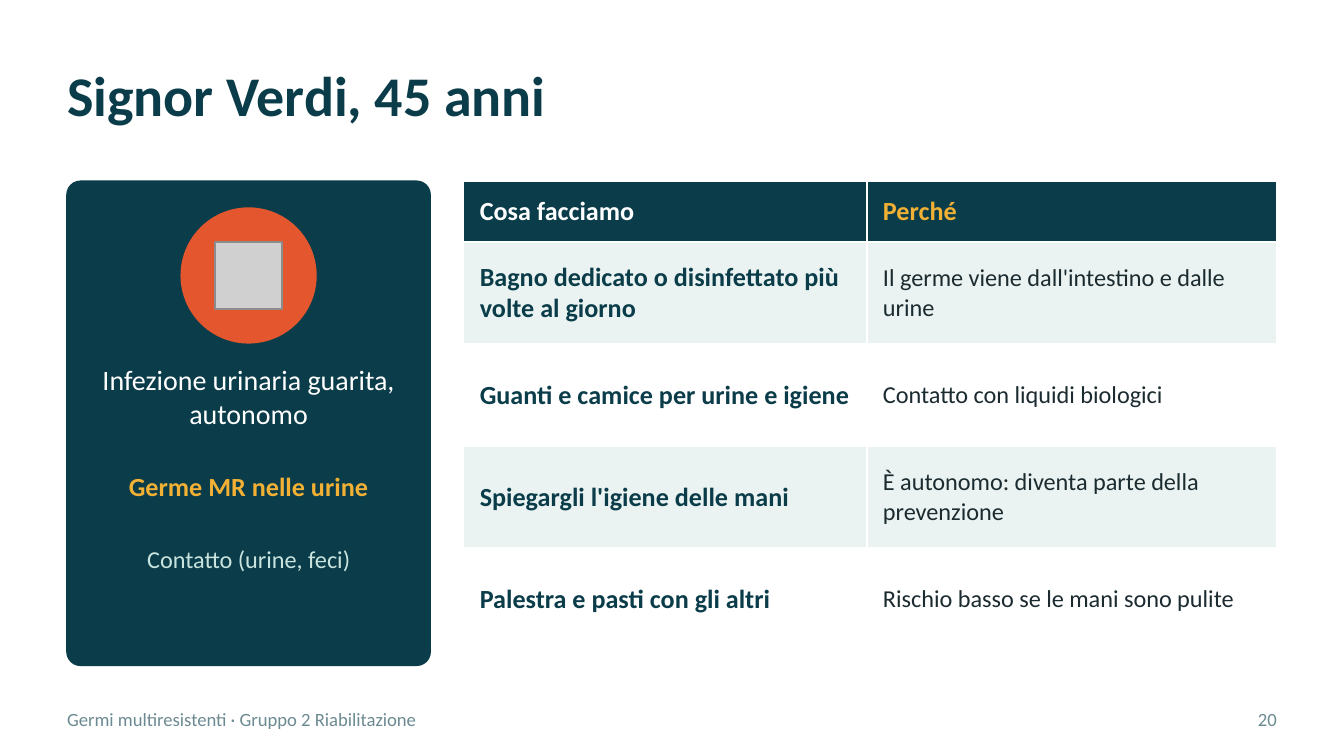
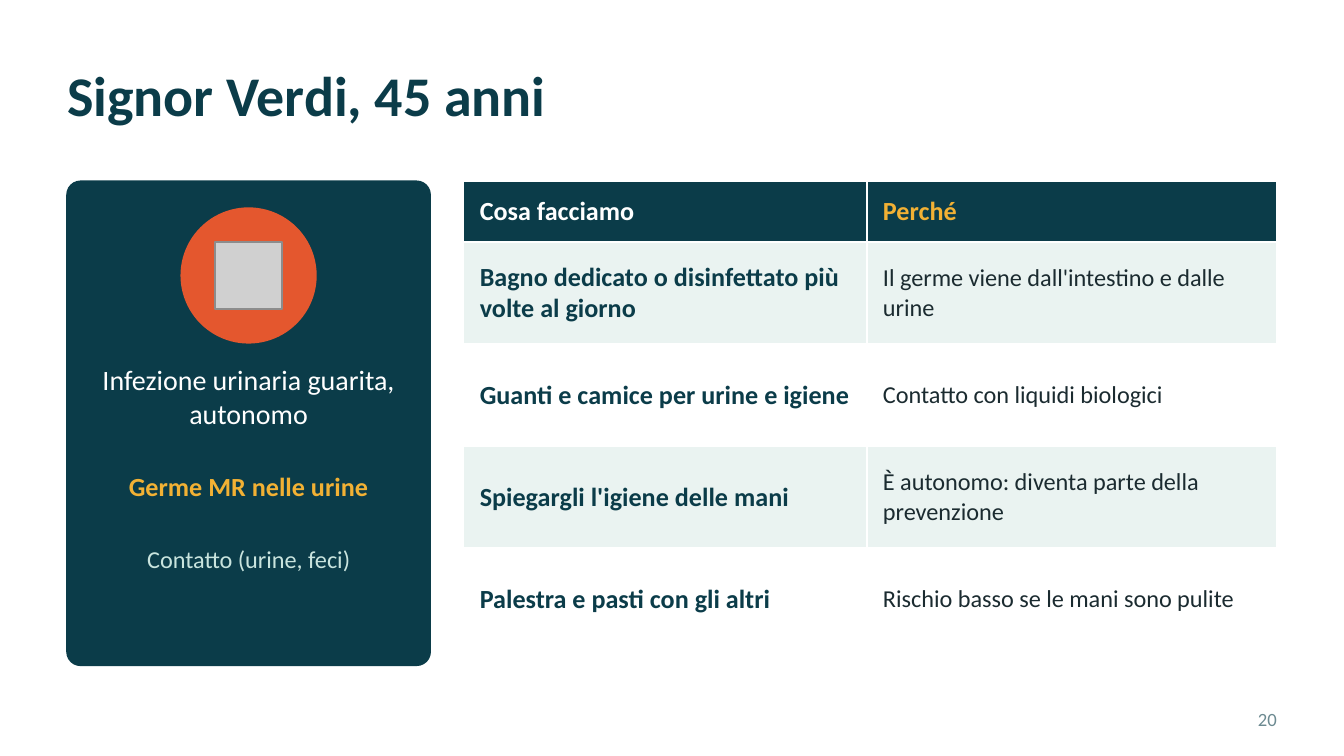
Before and after one commit to theRealCB/04_SSPSS, a slide deck: slide 92 of Situazioni di cura/Multiresistenze/Multiresistenze_Gruppo2_v6.pptx. Drawn at 1344x756 pixels with LibreOffice and Linux fonts; fonts in the diff are those of the drawing; grey boxes stand for pictures. Boxes give left, top, right and bottom in pixels: in the first picture for what was removed or moved away, otherwise in the second. Text is boxed around its words. In the diff, an @@ line names an element or a change of style, - is before the commit and + after.

```diff
--- a/Situazioni di cura/Multiresistenze/Multiresistenze_Gruppo2_v6.pptx
+++ b/Situazioni di cura/Multiresistenze/Multiresistenze_Gruppo2_v6.pptx
@@ text removed at [67,713,416,729] @@
-Germi multiresistenti · Gruppo 2 Riabilitazione
```
Also in this commit, not shown: 79 other slides changed, 1 slide added, 1 slide removed, 3 other files.
